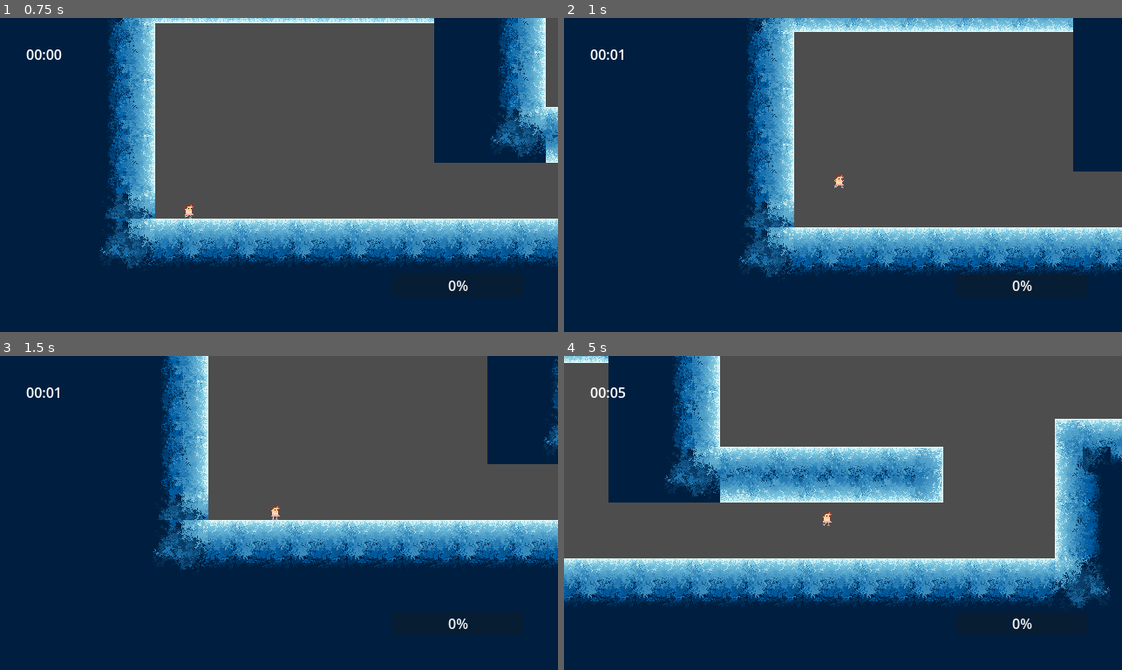
Above: before the commit, frames 1-4 (two rows, left to right).
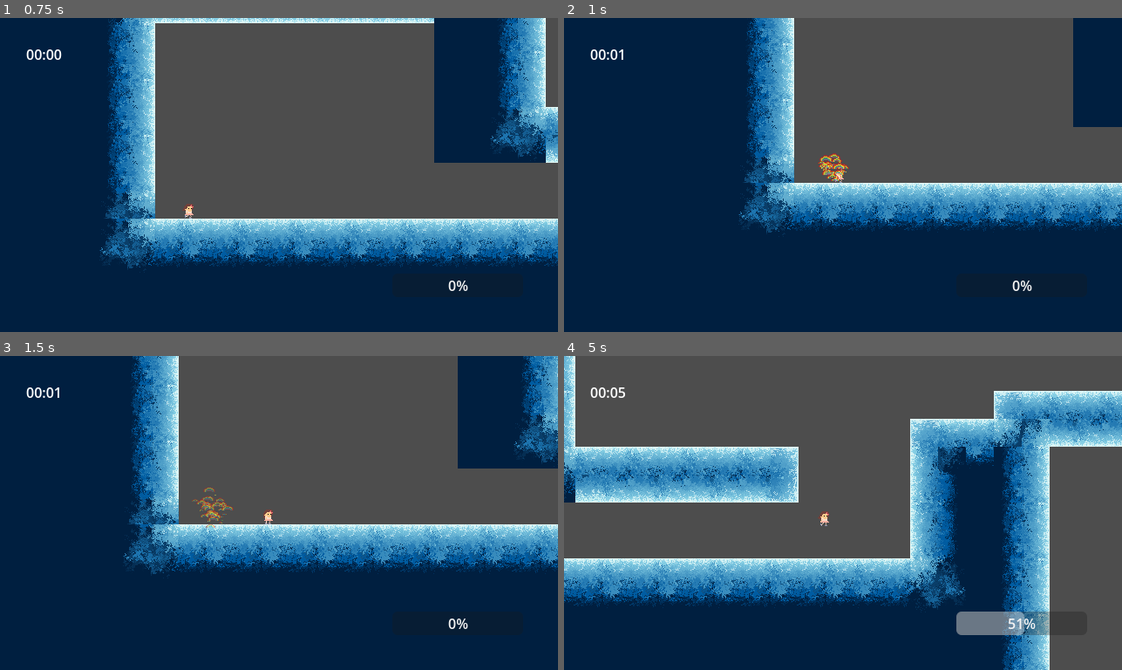
Above: after the commit, the same moments.

Repository: Bitsilisk/speedjam-8
Game: Godot game, scene res://scenes/testbed.tscn
Two runs of this game, one before a commit and one after it. Both use one fixed random seed, a clock stepped at 60 frames per second and the inputs below.
Inputs (mouse positions are in pixels of both pictures, inside the frame that each line leads up to):
- Up to frame 1 (0.75 s): tap Enter (enter) at 0.5 s; move the mouse to (401, 159) at 0.52 s; hold D (move_right) from 0.53 s (still down); tap Shift (dash) at 0.6 s; click (401, 159) at 0.67 s
- Up to frame 2 (1 s): keep holding D (move_right); tap Space (jump) at 0.77 s; tap S (fast_fall, bound only after the commit) at 0.8 s
- Up to frame 3 (1.5 s): move the mouse to (167, 528) at 1.27 s; release D (move_right) at 1.28 s; hold Down (down) from 1.28 s (still down); tap S (fast_fall, bound only after the commit) at 1.35 s
- Up to frame 4 (5 s): tap Space (jump) at 1.52, 3.02, 3.77, 4.52 s; tap Shift (dash) at 1.55, 2.1, 3.05, 4.55 s; move the mouse to (898, 443) at 2.02 s; release Down (down) at 2.03 s; hold D (move_right) 2.03-2.78 s; tap S (fast_fall, bound only after the commit) at 2.3, 3.6 s; move the mouse to (815, 575) at 2.77 s; hold Up (up) 2.78-3.53 s; tap Enter (enter) at 2.85 s; click (815, 575) at 2.92 s; move the mouse to (1010, 560) at 3.52 s; hold Left (left) from 3.53 s (still down); move the mouse to (675, 465) at 4.27 s; tap F at 4.35 s

Frame 1 is identical in both runs. In frame 2, 24% of the frame differs, in the area x 31-100%, y 0-83%; in frame 3, 19%; in frame 4, 48%, in the area x 0-100%, y 0-100%.

Commit message:
More particles!

Diff:
--- a/project.godot
+++ b/project.godot
@@ -106,6 +106,11 @@
 "events": [Object(InputEventKey,"resource_local_to_scene":false,"resource_name":"","device":0,"window_id":0,"alt_presse …(194 unchanged characters)…
 ]
 }
+fast_fall={
+"deadzone": 0.5,
+"events": [Object(InputEventKey,"resource_local_to_scene":false,"resource_name":"","device":-1,"window_id":0,"alt_pressed":false,"shift_pressed":false,"ctrl_pressed":false,"meta_pressed":false,"pressed":false,"keycode":0,"physical_keycode":83,"key_label":0,"unicode":115,"location":0,"echo":false,"script":null)
+]
+}
 
 [layer_names]
 
--- a/scenes/player.gd
+++ b/scenes/player.gd
@@ -16,7 +16,8 @@
 @onready var forward_raycast:RayCast2D = $RayCast2D
 @onready var player_ui = $player_ui
 @onready var heart_particales = $GPUParticles2D
-
+@onready var dash_particles = $DashParticles
+@onready var fast_fall_particles = $FastFallParticles
 #Audio Onreadies
 @onready var sfx_jump: AudioStreamPlayer = $sfx_jump
 @onready var sfx_wallkick: AudioStreamPlayer = $sfx_wallkick
@@ -61,10 +62,14 @@
 	else:
 		if using_flow:
 			apply_horizontal_movement(delta, 2)
+
 		if jump_input and forward_raycast.is_colliding():
 			velocity.x = get_top_speed() * -sign(last_velocity.x)
 			jump()
 			sfx_wallkick.play()
+		if Input.is_action_just_pressed("fast_fall"):
+			velocity.y += JUMP_SPEED
+			fast_fall_particles.emitting = true
 
 	if Input.is_action_pressed("use_flow") and not is_zero_approx(player_ui.flow_bar.value) and not is_on_floor():
 		flow += FLOW_BUILD_RATE
@@ -112,6 +117,7 @@
 #	I aint dealing with that issue again.
 	if not player_ui.flow_bar.value == 100:
 		return
+	dash_particles.emitting = true
 	velocity.x = DASH_SPEED * sign(last_velocity.x)
 	velocity.y = 0
 	player_ui.flow_bar.value = 0
--- a/scenes/player.tscn
+++ b/scenes/player.tscn
@@ -11,6 +11,8 @@
 [ext_resource type="AudioStream" uid="uid://crl3u6up67mag" path="res://assets/audio/sfx/icy_wallkick1.wav" id="9_3huay"]
 [ext_resource type="AudioStream" uid="uid://dgou43k34uiwd" path="res://assets/audio/sfx/icy_land1.wav" id="10_grmmi"]
 [ext_resource type="AudioStream" uid="uid://cieq8pa0x2tmm" path="res://assets/audio/sfx/icy_splat1.wav" id="11_vkwcc"]
+[ext_resource type="Texture2D" uid="uid://s2akhmmw2m1w" path="res://assets/art/vfx/star.png" id="12_3q7mm"]
+[ext_resource type="Texture2D" uid="uid://c6htffp1nkn1l" path="res://assets/art/vfx/rainbow_vfx.png" id="13_s520c"]
 
 [sub_resource type="Animation" id="Animation_l1f8a"]
 length = 0.3
@@ -304,6 +306,45 @@
 scale_min = 0.0
 alpha_curve = SubResource("CurveTexture_qjo6s")
 
+[sub_resource type="ParticleProcessMaterial" id="ParticleProcessMaterial_7tik1"]
+particle_flag_disable_z = true
+emission_shape = 6
+emission_ring_axis = Vector3(0, 0, 0)
+emission_ring_height = 0.0
+emission_ring_radius = 8.0
+emission_ring_inner_radius = 8.0
+direction = Vector3(0, 0, 0)
+radial_velocity_min = -2.23517e-05
+radial_velocity_max = 32.09
+gravity = Vector3(0, 0, 0)
+damping_min = 1.0
+damping_max = 1.0
+scale_min = 0.0
+alpha_curve = SubResource("CurveTexture_qjo6s")
+
+[sub_resource type="Curve" id="Curve_4cahk"]
+_data = [Vector2(0, 1), 0.0, 0.0, 0, 0, Vector2(0.238845, 1), 0.0, 0.0, 0, 0, Vector2(1, 0), 0.0, 0.0, 0, 0]
+point_count = 3
+
+[sub_resource type="CurveTexture" id="CurveTexture_bbmsk"]
+curve = SubResource("Curve_4cahk")
+
+[sub_resource type="ParticleProcessMaterial" id="ParticleProcessMaterial_vccmc"]
+particle_flag_disable_z = true
+emission_shape = 6
+emission_ring_axis = Vector3(0, 0, 0)
+emission_ring_height = 0.0
+emission_ring_radius = 8.0
+emission_ring_inner_radius = 8.0
+direction = Vector3(0, 0, 0)
+radial_velocity_min = -2.23517e-05
+radial_velocity_max = 32.09
+gravity = Vector3(0, 0, 0)
+damping_min = 1.0
+damping_max = 1.0
+scale_min = 0.0
+alpha_curve = SubResource("CurveTexture_bbmsk")
+
 [node name="Player" type="CharacterBody2D" groups=["player"]]
 collision_mask = 5
 script = ExtResource("1_j1fod")
@@ -378,3 +419,19 @@
 stream = ExtResource("11_vkwcc")
 volume_db = -2.0
 bus = &"SFX"
+
+[node name="DashParticles" type="GPUParticles2D" parent="."]
+emitting = false
+amount = 50
+process_material = SubResource("ParticleProcessMaterial_7tik1")
+texture = ExtResource("12_3q7mm")
+one_shot = true
+explosiveness = 0.8
+
+[node name="FastFallParticles" type="GPUParticles2D" parent="."]
+emitting = false
+amount = 50
+process_material = SubResource("ParticleProcessMaterial_vccmc")
+texture = ExtResource("13_s520c")
+one_shot = true
+explosiveness = 0.8
Not shown: 1 places in scenes/player.tscn that only renumber resources
